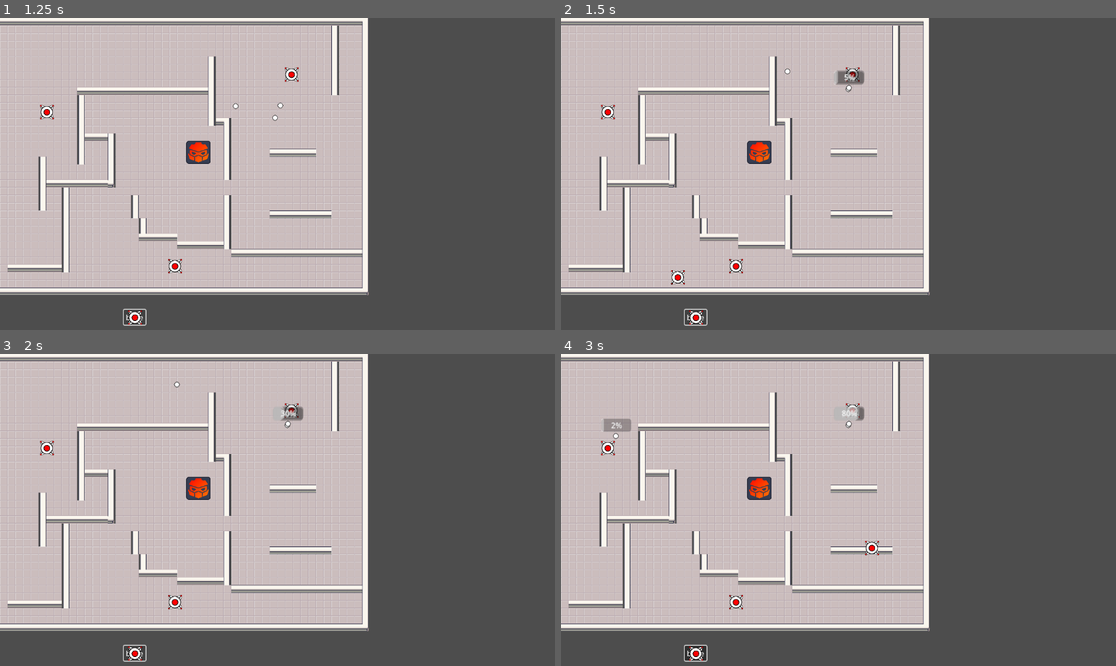
Above: before the commit, frames 1-4 (two rows, left to right).
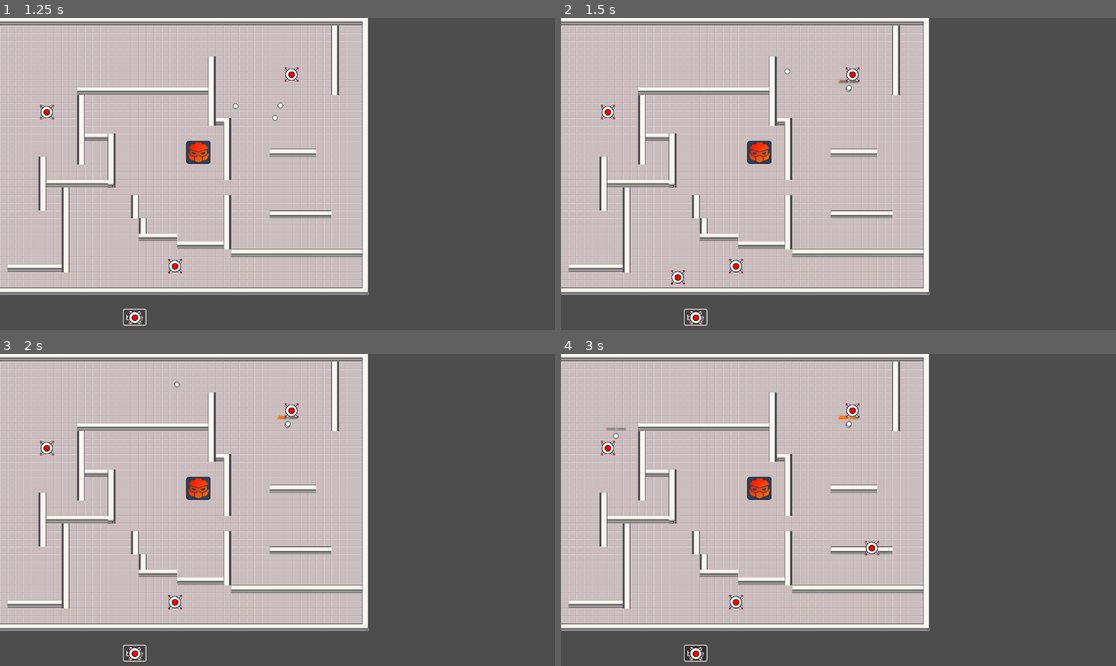
Above: after the commit, the same moments.

Repository: fredy-ID/Loknia
Game: Godot game, scene res://world.tscn
Same seed, same stepped clock (60 frames per second), same inputs: the game is played once before the commit and once after it.
Inputs (mouse positions are in pixels of both pictures, inside the frame that each line leads up to):
- Up to frame 1 (1.25 s): click "base" at 0.5 s
- Up to frame 2 (1.5 s): click "base" at 1.25 s
- Up to frame 3 (2 s): no input
- Up to frame 4 (3 s): click "base" at 2 s; move the mouse to (960, 494) at 2.77 s; click (960, 494) at 2.85 s

Frame 1 is identical in both runs. In frame 2, 0.2% of the frame differs, in the area x 49-55%, y 16-22%; in frame 3, 0.2%; in frame 4, 0.3%, in the area x 7-55%, y 16-25%.

Commit message:
Episode 4

Diff:
--- a/base_button.gd
+++ b/base_button.gd
@@ -35,6 +35,8 @@
 func _on_add_new_base():
 	print("adding new base")
 
-func _on_base_placed() -> void:
+func _on_base_placed(existing_base=null) -> void:
+	if(existing_base):
+		base=existing_base
 	base.add_to_group("base")
 	state = action.CAN_BE_CLICKED
--- a/scenes/base.tscn
+++ b/scenes/base.tscn
@@ -9,7 +9,7 @@
 [node name="base" type="StaticBody2D" groups=["base", "navigation"]]
 script = ExtResource("1_fov38")
 
-[node name="CollisionShape2D" type="CollisionShape2D" parent="."]
+[node name="baseCollision" type="CollisionShape2D" parent="."]
 shape = SubResource("CircleShape2D_46vx8")
 
 [node name="Area2D" type="Area2D" parent="." groups=["Collision_Interactible_BASE"]]
@@ -20,4 +20,30 @@
 [node name="Base1" type="Sprite2D" parent="."]
 texture = ExtResource("1_jl3ij")
 
+[node name="Buttons" type="Control" parent="."]
+layout_mode = 3
+anchors_preset = 0
+offset_right = 40.0
+offset_bottom = 40.0
+
+[node name="move" type="Button" parent="Buttons"]
+offset_left = -87.0
+offset_top = 46.0
+offset_right = -10.0
+offset_bottom = 77.0
+text = "Deplacer"
+
+[node name="delete" type="Button" parent="Buttons"]
+offset_left = 10.0
+offset_top = 45.0
+offset_right = 100.0
+offset_bottom = 76.0
+text = "Supprimer
+"
+
 [connection signal="add_new_base" from="." to="." method="_on_add_new_base"]
+[connection signal="input_event" from="Area2D" to="." method="_on_area_2d_input_event"]
+[connection signal="mouse_entered" from="Area2D" to="." method="_on_area_2d_mouse_entered"]
+[connection signal="mouse_exited" from="Area2D" to="." method="_on_area_2d_mouse_exited"]
+[connection signal="button_up" from="Buttons/move" to="." method="_on_move_button_up"]
+[connection signal="button_up" from="Buttons/delete" to="." method="_on_delete_button_up"]
--- a/scenes/character.tscn
+++ b/scenes/character.tscn
@@ -1,7 +1,10 @@
-[gd_scene load_steps=4 format=3 uid="uid://klkcxfvfyxuh"]
+[gd_scene load_steps=5 format=3 uid="uid://klkcxfvfyxuh"]
 
 [ext_resource type="Script" path="res://scripts/character.gd" id="1_7w8ip"]
 [ext_resource type="Texture2D" uid="uid://bsu1kl7c6ctcd" path="res://assets/character.png" id="2_5r6rl"]
+
+[sub_resource type="StyleBoxFlat" id="StyleBoxFlat_f666s"]
+bg_color = Color(1, 0.494118, 0.113725, 1)
 
 [sub_resource type="CircleShape2D" id="CircleShape2D_j85hl"]
 radius = 15.0
@@ -12,10 +15,13 @@
 
 [node name="pBar" type="ProgressBar" parent="."]
 visible = false
-offset_left = -30.0
-offset_top = -36.0
-offset_right = 32.0
-offset_bottom = -9.0
+offset_left = -20.0
+offset_top = -17.0
+offset_right = 185.0
+offset_bottom = 10.0
+scale = Vector2(0.2, 0.2)
+theme_override_styles/fill = SubResource("StyleBoxFlat_f666s")
+value = 50.0
 
 [node name="CollisionShape2D" type="CollisionShape2D" parent="." groups=["player"]]
 scale = Vector2(0.36, 0.36)
--- a/scripts/base.gd
+++ b/scripts/base.gd
@@ -3,14 +3,21 @@
 signal add_new_base
 
 @onready var base_button: Button = $"../../GridContainer/Button"
+@onready var buttons_container: Control = $Buttons
 
 const FOLLOW_SPEED = 10.0
 
 enum action {PLACED=0, DRAGGED=1}
 var state:int = action.PLACED
+var toggle_action_buttons: bool = false
+var mouse_in_state: bool = false
 
 func _ready() -> void:
-	pass # Replace with function body.
+	buttons_container.visible = toggle_action_buttons
+
+func _process(delta: float) -> void:
+	if Input.is_action_just_released("click") and mouse_in_state==false:
+		buttons_container.visible = false
 
 func _physics_process(delta):
 	if state == action.DRAGGED:
@@ -20,7 +27,7 @@
 		if Input.is_action_just_pressed("click"):
 			state = action.PLACED
 			base_button.connect("base_placed", _on_base_placed)
-			base_button.emit_signal("base_placed")
+			base_button.emit_signal("base_placed", self)
 
 func _on_add_new_base() -> void:
 	state = action.DRAGGED
@@ -28,3 +35,22 @@
 
 func _on_base_placed() -> void:
 	state = action.PLACED
+
+func _on_move_button_up() -> void:
+	self.remove_from_group("base")
+	state = action.DRAGGED
+
+func _on_delete_button_up() -> void:
+	self.remove_from_group("base")
+	self.queue_free()
+
+func _on_area_2d_mouse_entered() -> void:
+	mouse_in_state=true
+
+func _on_area_2d_mouse_exited() -> void:
+	mouse_in_state=false
+
+func _on_area_2d_input_event(viewport: Node, event: InputEvent, shape_idx: int) -> void:
+	if Input.is_action_just_pressed("click"):
+		toggle_action_buttons = !toggle_action_buttons
+		buttons_container.visible = toggle_action_buttons
--- a/scripts/character.gd
+++ b/scripts/character.gd
@@ -27,7 +27,7 @@
 	elif state == action.TARGET_SELECTED:
 		move_to_target(delta)
 	elif state==action.HARVEST:
-		playerPBar.set_z_index(1)
+		#playerPBar.set_z_index(1)
 		playerPBar.set_visible(true)
 		harvest(delta)
 
@@ -45,6 +45,9 @@
 		# Appeler d'autres fonctions si nécessaire après la récolte
 
 func move_to_target(delta: float):
+	if not is_instance_valid(target):
+		search_next_base_direction()
+		return
 	nav.target_position = calculate_target_position(target.global_position, self.position, stop_distance)
 	var direction = Vector2()
 	direction = nav.get_next_path_position() - global_position
